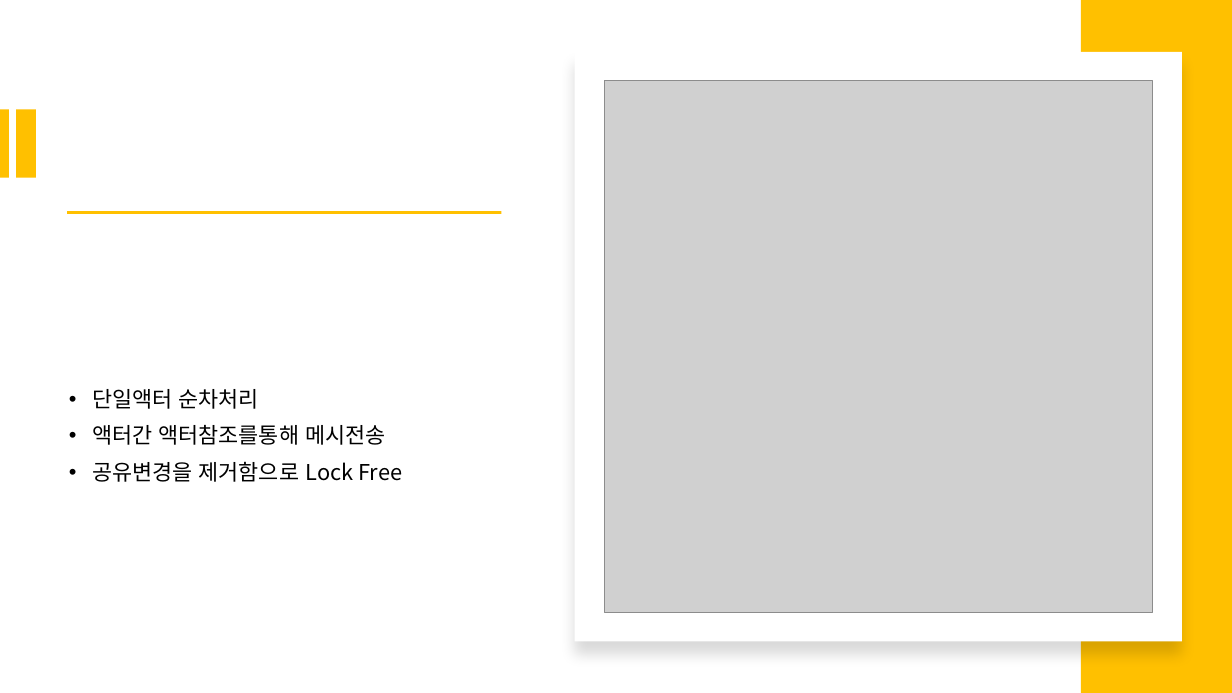
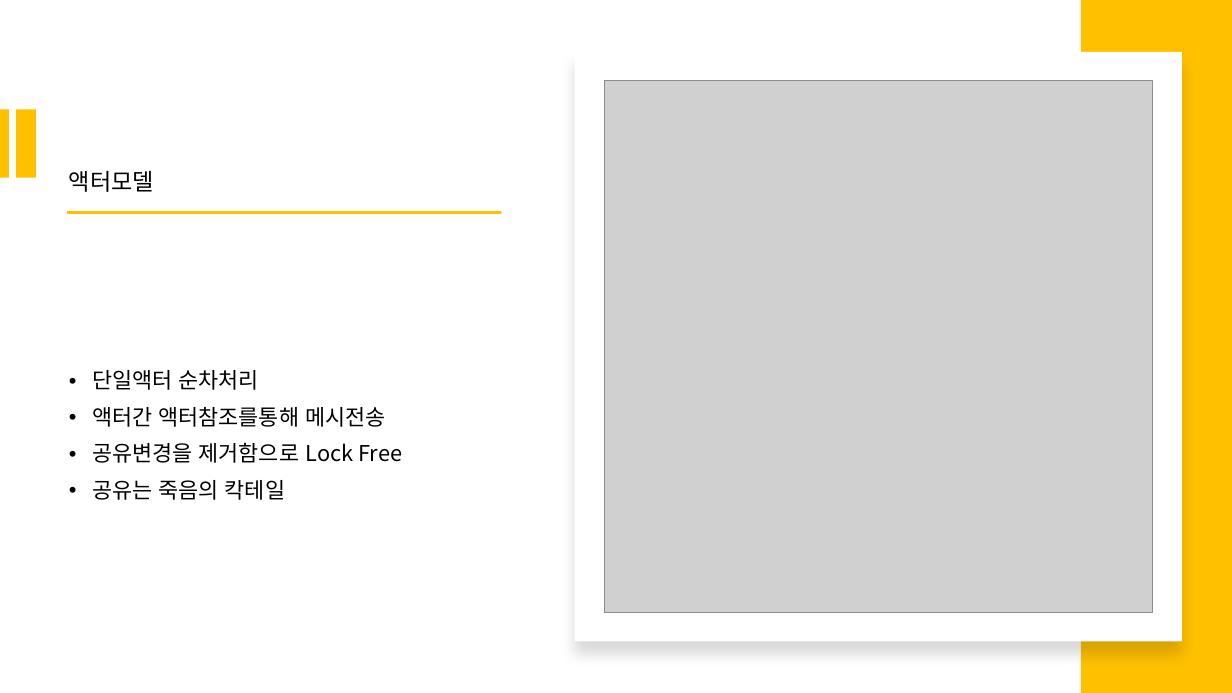
Before and after one commit to psmon/AkkaDotModule, a slide deck: slide 7 of Doc/DotCoreApiWithAkka.pptx (slide 4 before the commit). Drawn at 1232x693 pixels with LibreOffice and Linux fonts; fonts in the diff are those of the drawing; grey boxes stand for pictures. Boxes give left, top, right and bottom in pixels: in the first picture for what was removed or moved away, otherwise in the second. Text is boxed around its words. In the diff, an @@ line names an element or a change of style, - is before the commit and + after.

```diff
--- a/Doc/DotCoreApiWithAkka.pptx
+++ b/Doc/DotCoreApiWithAkka.pptx
@@ text added at [69, 171, 154, 192], 18 pt, text #000000 @@
+액터모델
@@ text at [92, 480, 285, 500]: paragraph added @@
+• 공유는 죽음의 칵테일
```
Also in this commit, not shown: 4 other slides changed, 11 slides added, 6 slides removed.
